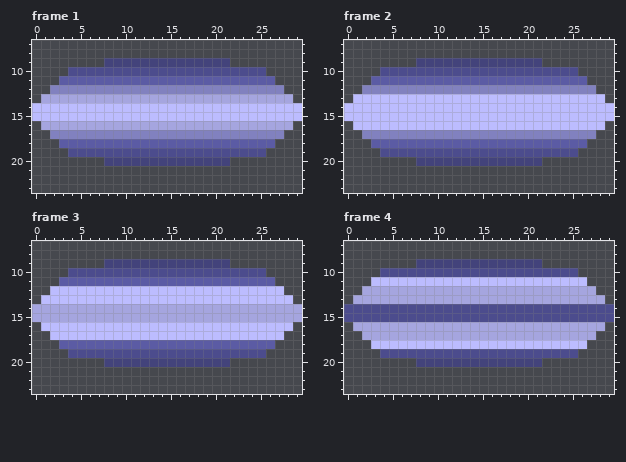
A pixel-art file gets an edit: Bosses/Spider Boss/Animations/Simple Missle/Spider Laser.aseprite. The picture above was drawn from the file before the commit.
30x30 pixels, 7 frames. Shown: frame 1: x 0..29, y 7..23; frame 2: x 0..29, y 7..23; frame 3: x 0..29, y 7..23; frame 4: x 0..29, y 7..23. The commit also changed other frames, which this record leaves out.
The result:
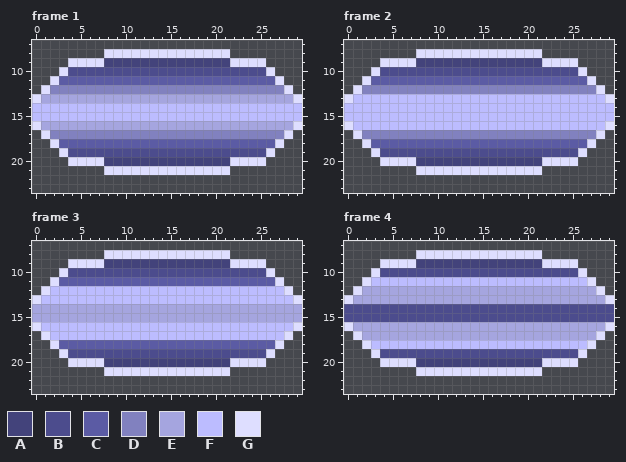
Palette (. is transparent): A #43437b  B #4c4c8d  C #5b5ba4  D #8181bf  E #a5a5df  F #bcbcff  G #dedeff
The edit:
Frame 1, layer "Spider Laser":
There is now colour G in row 8 at x 8 to 21; in row 9 at x 4 to 7 and 22 to 25; in row 10 at x 3 and 26; in row 11 at x 2 and 27; in row 12 at x 1 and 28; in row 13 at x 0 and 29.
There is now colour G in row 16 at x 0 and 29; in row 17 at x 1 and 28; in row 18 at x 2 and 27; in row 19 at x 3 and 26; in row 20 at x 4 to 7 and 22 to 25; in row 21 at x 8 to 21.
Frame 2, layer "Spider Laser": the same change as frame 1
Frame 3, layer "Spider Laser": the same change as frame 1
Frame 4, layer "Spider Laser": the same change as frame 1
